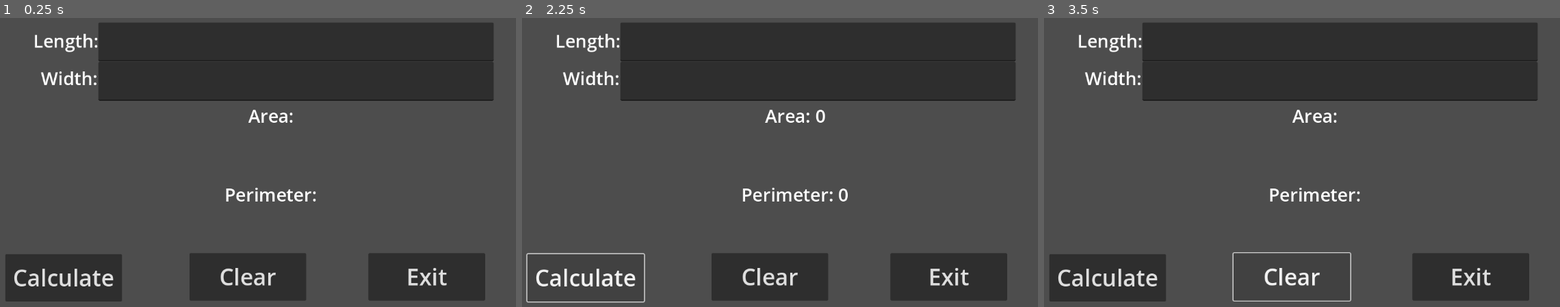
Above: before the commit, frames 1-3 (left to right).
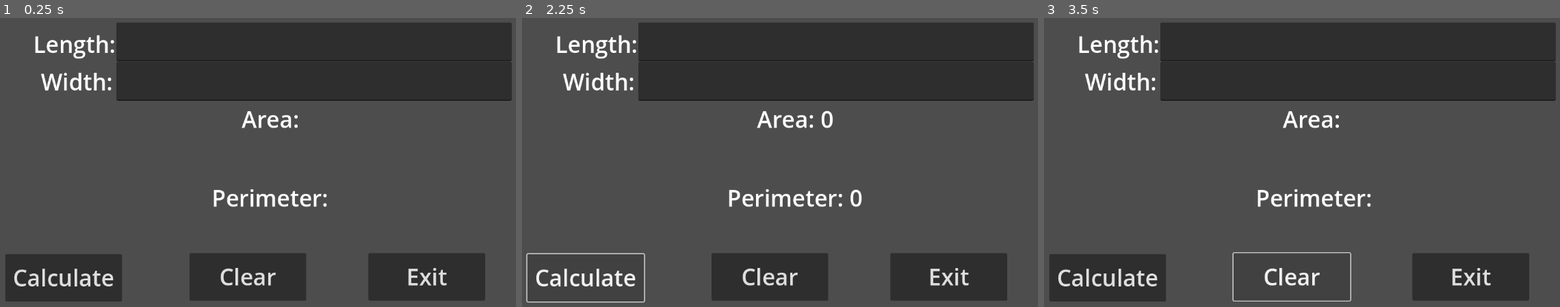
Above: after the commit, the same moments.

Repository: BrickWitmer/game-design-i
Game: Godot game, scene res://Langdocs/prog_52a.tscn
Same seed, same stepped clock (60 frames per second), same inputs: the game is played once before the commit and once after it. The project has no main scene, so this scene is started directly.
Inputs:
- Up to frame 1 (0.25 s): no input
- Up to frame 2 (2.25 s): click "Calculate" at 0.5 s; click "Clear" at 1.25 s; click "Calculate" at 2 s
- Up to frame 3 (3.5 s): click "Clear" at 2.75 s

The runs differ from the first frame. In frame 1, 3.7% of the frame differs, in the area x 6-100%, y 1-66%; in frame 2, 3.9%; in frame 3, 3.7%.

Commit message:
Update 9/6

Diff:
--- a/Langdocs/Big_Label_38.tres
+++ b/Langdocs/Big_Label_38.tres
@@ -1,4 +1,4 @@
 [gd_resource type="LabelSettings" format=3 uid="uid://mogtp5n1f7ns"]
 
 [resource]
-font_size = 38
+font_size = 48
--- /dev/null
+++ b/Langdocs/Prog_54b.tscn
@@ -0,0 +1,99 @@
+[gd_scene load_steps=4 format=3 uid="uid://eh2pge8j31c2"]
+
+[ext_resource type="Script" path="res://sum_and_average.gd" id="1_nl6ao"]
+[ext_resource type="LabelSettings" uid="uid://mogtp5n1f7ns" path="res://Langdocs/Big_Label_38.tres" id="2_wmbfa"]
+[ext_resource type="Theme" uid="uid://2sh8kniwmbuq" path="res://Big_Font.tres" id="3_l8foh"]
+
+[node name="SumAndAverage" type="Control"]
+layout_mode = 3
+anchors_preset = 15
+anchor_right = 1.0
+anchor_bottom = 1.0
+grow_horizontal = 2
+grow_vertical = 2
+script = ExtResource("1_nl6ao")
+
+[node name="lblSum" type="Label" parent="."]
+layout_mode = 0
+offset_left = 270.0
+offset_top = 198.0
+offset_right = 857.0
+offset_bottom = 435.0
+text = "Sum: "
+label_settings = ExtResource("2_wmbfa")
+
+[node name="lblAver" type="Label" parent="."]
+layout_mode = 0
+offset_left = 260.0
+offset_top = 394.0
+offset_right = 847.0
+offset_bottom = 631.0
+text = "Average: "
+label_settings = ExtResource("2_wmbfa")
+
+[node name="btnCalc" type="Button" parent="."]
+layout_mode = 0
+offset_left = 32.0
+offset_top = 542.0
+offset_right = 242.0
+offset_bottom = 618.0
+theme = ExtResource("3_l8foh")
+text = "Calculate"
+
+[node name="btnClear" type="Button" parent="."]
+layout_mode = 0
+offset_left = 502.0
+offset_top = 546.0
+offset_right = 712.0
+offset_bottom = 622.0
+theme = ExtResource("3_l8foh")
+text = "Clear"
+
+[node name="btnQuit" type="Button" parent="."]
+layout_mode = 0
+offset_left = 868.0
+offset_top = 542.0
+offset_right = 1078.0
+offset_bottom = 618.0
+theme = ExtResource("3_l8foh")
+text = "Quit"
+
+[node name="Num1_lin" type="LineEdit" parent="."]
+layout_mode = 0
+offset_left = 28.0
+offset_top = 12.0
+offset_right = 307.0
+offset_bottom = 97.0
+theme = ExtResource("3_l8foh")
+placeholder_text = "Number 1"
+
+[node name="Num2_lin" type="LineEdit" parent="."]
+layout_mode = 0
+offset_left = 28.0
+offset_top = 105.0
+offset_right = 307.0
+offset_bottom = 190.0
+theme = ExtResource("3_l8foh")
+placeholder_text = "Number 2"
+
+[node name="Num3_lin" type="LineEdit" parent="."]
+layout_mode = 0
+offset_left = 320.0
+offset_top = 12.0
+offset_right = 599.0
+offset_bottom = 97.0
+theme = ExtResource("3_l8foh")
+placeholder_text = "Number 3"
+
+[node name="Num4_lin" type="LineEdit" parent="."]
+layout_mode = 0
+offset_left = 320.0
+offset_top = 105.0
+offset_right = 599.0
+offset_bottom = 190.0
+theme = ExtResource("3_l8foh")
+placeholder_text = "Number 4"
+
+[connection signal="pressed" from="btnCalc" to="." method="_on_btn_calc_pressed"]
+[connection signal="pressed" from="btnClear" to="." method="_on_btn_clear_pressed"]
+[connection signal="pressed" from="btnQuit" to="." method="_on_btn_quit_pressed"]
--- a/Langdocs/prog_52a.gd
+++ b/Langdocs/prog_52a.gd
@@ -15,7 +15,7 @@
 
 
 func _on_btn_clear_pressed() -> void:
-	$lblArea.text = "Area: "
+	$lblArea.text = "Area:  "
 	$lblPeri.text = "Perimeter: "
 	$txtLen.text = ""
 	$txtWid.text = ""
--- a/Langdocs/prog_52a.tscn
+++ b/Langdocs/prog_52a.tscn
@@ -53,17 +53,17 @@
 
 [node name="txtLen" type="LineEdit" parent="."]
 layout_mode = 0
-offset_left = 223.0
+offset_left = 261.0
 offset_top = 37.0
-offset_right = 1056.0
+offset_right = 1094.0
 offset_bottom = 119.0
 theme = ExtResource("3_8frt3")
 
 [node name="txtWid" type="LineEdit" parent="."]
 layout_mode = 0
-offset_left = 223.0
+offset_left = 261.0
 offset_top = 120.0
-offset_right = 1056.0
+offset_right = 1094.0
 offset_bottom = 202.0
 theme = ExtResource("3_8frt3")
 
--- /dev/null
+++ b/Langdocs/prog_54c.gd
@@ -0,0 +1,19 @@
+extends Control
+
+func _on_btn_calc_pressed() -> void:
+	var Radi = float($linRadius.text)
+	var pi = 3.14
+	var Area = pi * Radi ** 2
+	var Circum = 2 * pi * Radi
+	$lblArea.text = "Area: " + str(Area)
+	$lblCircum.text = "Circumference: " + str(Circum)
+
+func _on_btn_clear_pressed() -> void:
+	$lblArea.text = "Area: "
+	$lblCircum.text = "Circumference: "
+	$linRadius.text = ""
+	var Area = 0
+	var Circum = 0
+
+func _on_btn_exit_pressed() -> void:
+	get_tree().quit()
--- /dev/null
+++ b/Langdocs/prog_54c.tscn
@@ -0,0 +1,77 @@
+[gd_scene load_steps=4 format=3 uid="uid://dfh0ehcq5ylm2"]
+
+[ext_resource type="Theme" uid="uid://2sh8kniwmbuq" path="res://Big_Font.tres" id="1_ox5ck"]
+[ext_resource type="Script" path="res://Langdocs/prog_54c.gd" id="1_x1j21"]
+[ext_resource type="LabelSettings" uid="uid://mogtp5n1f7ns" path="res://Langdocs/Big_Label_38.tres" id="2_des7a"]
+
+[node name="Prog54c" type="Control"]
+layout_mode = 3
+anchors_preset = 15
+anchor_right = 1.0
+anchor_bottom = 1.0
+grow_horizontal = 2
+grow_vertical = 2
+script = ExtResource("1_x1j21")
+
+[node name="linRadius" type="LineEdit" parent="."]
+layout_mode = 0
+offset_left = 193.0
+offset_top = 19.0
+offset_right = 586.0
+offset_bottom = 94.0
+theme = ExtResource("1_ox5ck")
+
+[node name="lblRadius" type="Label" parent="."]
+layout_mode = 0
+offset_left = 17.0
+offset_top = 19.0
+offset_right = 278.0
+offset_bottom = 104.0
+text = "Radius: "
+label_settings = ExtResource("2_des7a")
+
+[node name="lblArea" type="Label" parent="."]
+layout_mode = 0
+offset_left = 17.0
+offset_top = 157.0
+offset_right = 278.0
+offset_bottom = 242.0
+text = "Area: "
+label_settings = ExtResource("2_des7a")
+
+[node name="lblCircum" type="Label" parent="."]
+layout_mode = 0
+offset_left = 12.0
+offset_top = 283.0
+offset_right = 273.0
+offset_bottom = 368.0
+text = "Circumference: "
+label_settings = ExtResource("2_des7a")
+
+[node name="btnCalc" type="Button" parent="."]
+offset_left = 27.0
+offset_top = 525.0
+offset_right = 273.0
+offset_bottom = 625.0
+theme = ExtResource("1_ox5ck")
+text = "Calculate"
+
+[node name="btnClear" type="Button" parent="."]
+offset_left = 415.0
+offset_top = 523.0
+offset_right = 661.0
+offset_bottom = 623.0
+theme = ExtResource("1_ox5ck")
+text = "Clear"
+
+[node name="btnExit" type="Button" parent="."]
+offset_left = 792.0
+offset_top = 523.0
+offset_right = 1038.0
+offset_bottom = 623.0
+theme = ExtResource("1_ox5ck")
+text = "Exit"
+
+[connection signal="pressed" from="btnCalc" to="." method="_on_btn_calc_pressed"]
+[connection signal="pressed" from="btnClear" to="." method="_on_btn_clear_pressed"]
+[connection signal="pressed" from="btnExit" to="." method="_on_btn_exit_pressed"]
--- /dev/null
+++ b/sum_and_average.gd
@@ -0,0 +1,24 @@
+extends Control
+
+
+func _on_btn_calc_pressed() -> void:
+	var Num1 = int($Num1_lin.text)
+	var Num2 = int($Num2_lin.text)
+	var Num3 = int($Num3_lin.text)
+	var Num4 = int($Num4_lin.text)
+	var Sum = Num1 + Num2 + Num3 + Num4
+	var Aver = Sum / 4
+	$lblSum.text = "Sum: " + str(Sum)
+	$lblAver.text = "Average: " + str(Aver)
+
+
+func _on_btn_clear_pressed() -> void:
+	$lblSum.text = "Sum: "
+	$lblAver.text = "Average: "
+	$Num1_lin.text = ""
+	$Num2_lin.text = ""
+	$Num3_lin.text = ""
+	$Num4_lin.text = ""
+
+func _on_btn_quit_pressed() -> void:
+	get_tree().quit()
